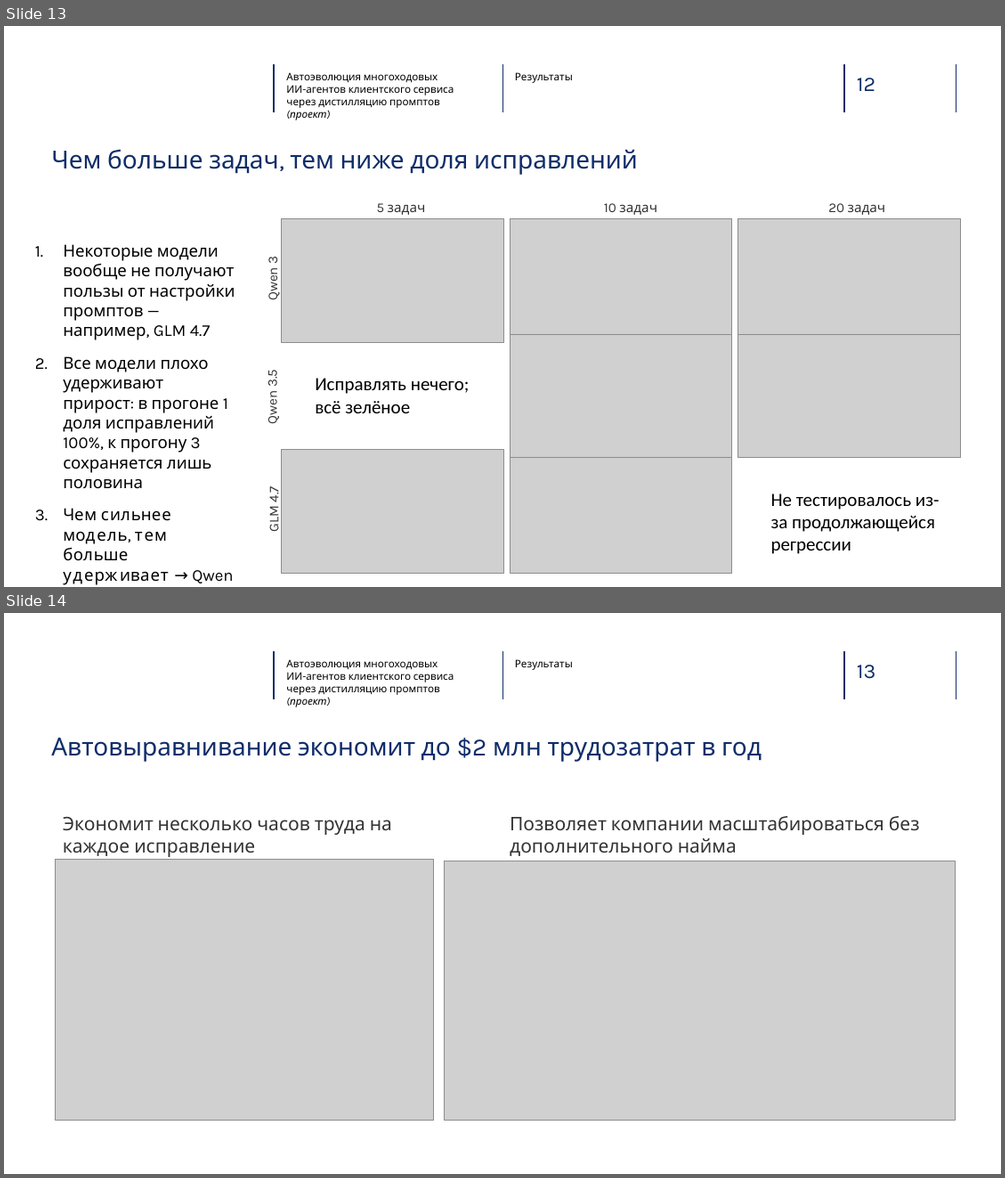
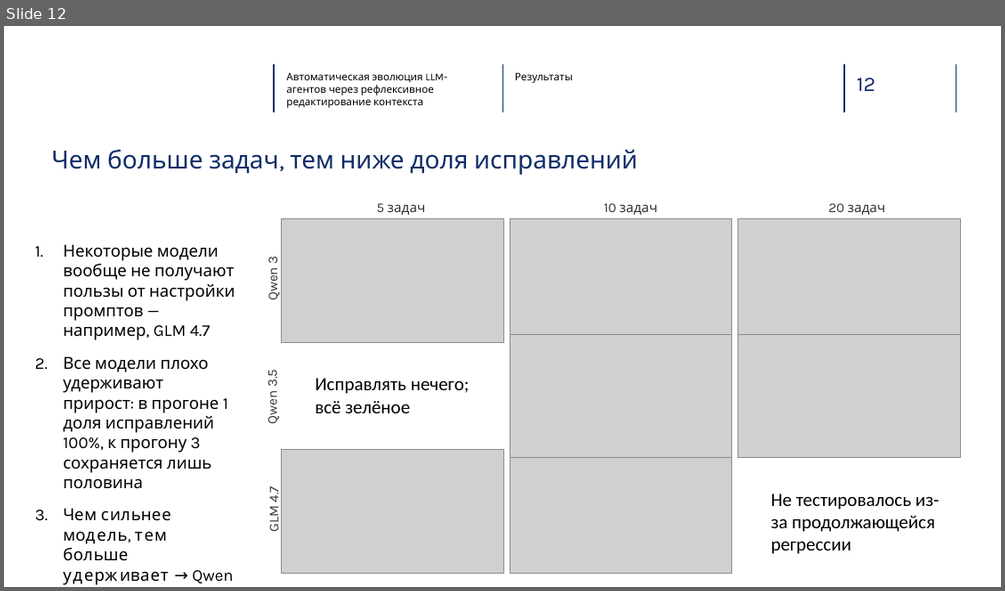
Before and after one commit to glebdementev/tau-evo, a slide deck: slides/defense_ru.pptx. Shown one above the other, each under a label of ours: slides 13 and 14 before the commit, slide 12 after it. The pictures are 1005x1178 and 1005x591 pixels, drawn with LibreOffice and Linux fonts; fonts in the diff are those of the drawing; grey boxes stand for pictures; background and template pictures are left out. Boxes give left, top, right and bottom in pixels: in the first picture for what was removed or moved away, otherwise in the second. Text is boxed around its words. In the diff, an @@ line names an element or a change of style, - is before the commit and + after.

```diff
--- a/slides/defense_ru.pptx
+++ b/slides/defense_ru.pptx
@@ slide 14 removed at bbox=[4, 613, 1001, 1174], background #FFFFFF @@
@@ line removed from (274, 651) to (274, 699) @@
@@ text removed at bbox=[286, 659, 454, 707] @@
-Автоэволюция многоходовых
-ИИ-агентов клиентского сервиса через дистилляцию промптов (проект)
@@ line removed from (502, 651) to (502, 699) @@
@@ text removed at bbox=[515, 659, 573, 670] @@
-Результаты
@@ line removed from (844, 651) to (844, 699) @@
@@ text removed at bbox=[857, 665, 875, 679] @@
-13
@@ line removed from (956, 651) to (956, 699) @@
@@ text removed at bbox=[51, 738, 761, 762] @@
-Автовыравнивание экономит до $2 млн трудозатрат в год
@@ text removed at bbox=[63, 817, 392, 857] @@
-Экономит несколько часов труда на каждое исправление
@@ text removed at bbox=[510, 816, 920, 856] @@
-Позволяет компании масштабироваться без дополнительного найма
@@ picture removed at bbox=[56, 859, 434, 1120] @@
@@ picture removed at bbox=[444, 861, 955, 1120] @@
@@ what was slide 13 is now slide 12 @@
@@ slide 12 changed as well @@
@@ text at bbox=[286, 72, 447, 108]: text changed @@
-Автоэволюция многоходовых
-ИИ-агентов клиентского сервиса через дистилляцию промптов (проект)
+Автоматическая эволюция LLM-агентов через рефлексивное редактирование контекста
```
Also in this commit, not shown: 12 other slides changed, 2 slides added, 2 other slides removed, 2 other files.
